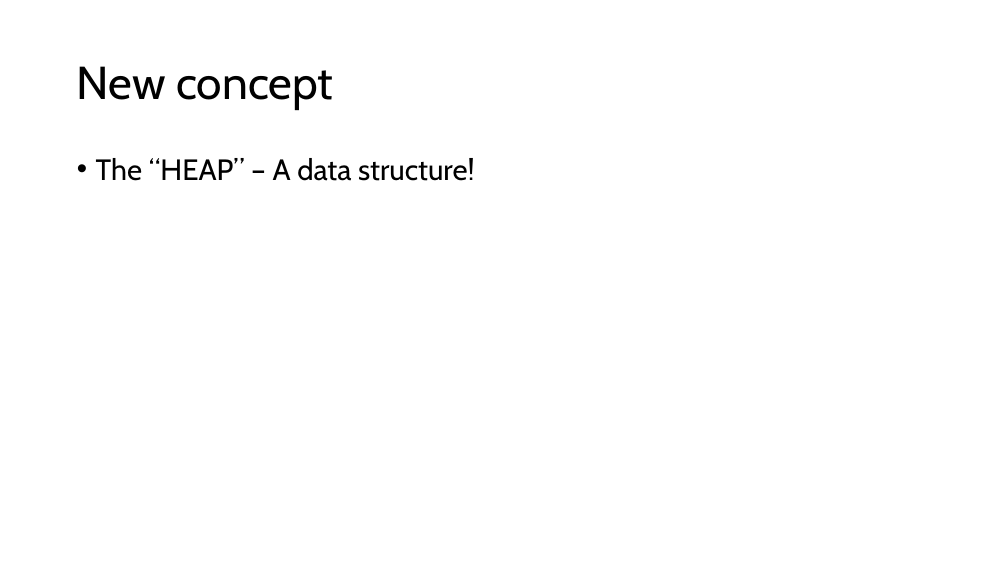
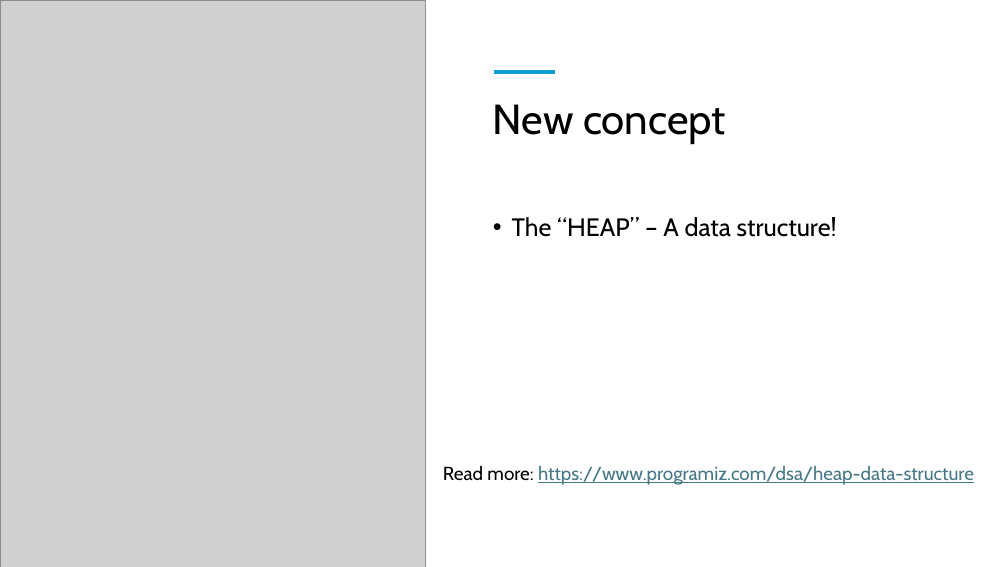
Before and after one commit to RobertNagy299/dsa-i-teaching, a slide deck: slide 28 of MyOwnPresentations/Sorting_Algorithms_V.pptx (slide 25 before the commit). Drawn at 1008x567 pixels with LibreOffice and Linux fonts; fonts in the diff are those of the drawing; grey boxes stand for pictures. Boxes give left, top, right and bottom in pixels: in the first picture for what was removed or moved away, otherwise in the second. Text is boxed around its words. In the diff, an @@ line names an element or a change of style, - is before the commit and + after.

Commit message:
Add heapsort and heap explanation to 5th presentation

```diff
--- a/MyOwnPresentations/Sorting_Algorithms_V.pptx
+++ b/MyOwnPresentations/Sorting_Algorithms_V.pptx
@@ picture added at [0, 0, 426, 567] @@
@@ line added from (494, 72) to (555, 72), #0F9ED5 4.5 pt @@
@@ title "New concept": place and size @@
-title "New concept" at [77, 66, 333, 110]
+title "New concept" at [493, 104, 726, 144]
@@ title "New concept" at [493, 104, 726, 144]: size 44 to 40 pt; vertical alignment middle to top @@
@@ text "The “HEAP” – A data ...": place and size @@
-text "The “HEAP” – A data ..." at [96, 158, 475, 181]
+text "The “HEAP” – A data ..." at [512, 217, 837, 237]
@@ text "The “HEAP” – A data ..." at [512, 217, 837, 237]: size 28 to 24 pt @@
@@ text added at [443, 466, 974, 485], 18 pt, text #467886, underline @@
+Read more: https://www.programiz.com/dsa/heap-data-structure
```
Also in this commit, not shown: 2 other slides changed, 44 slides added, 1 slide removed.
